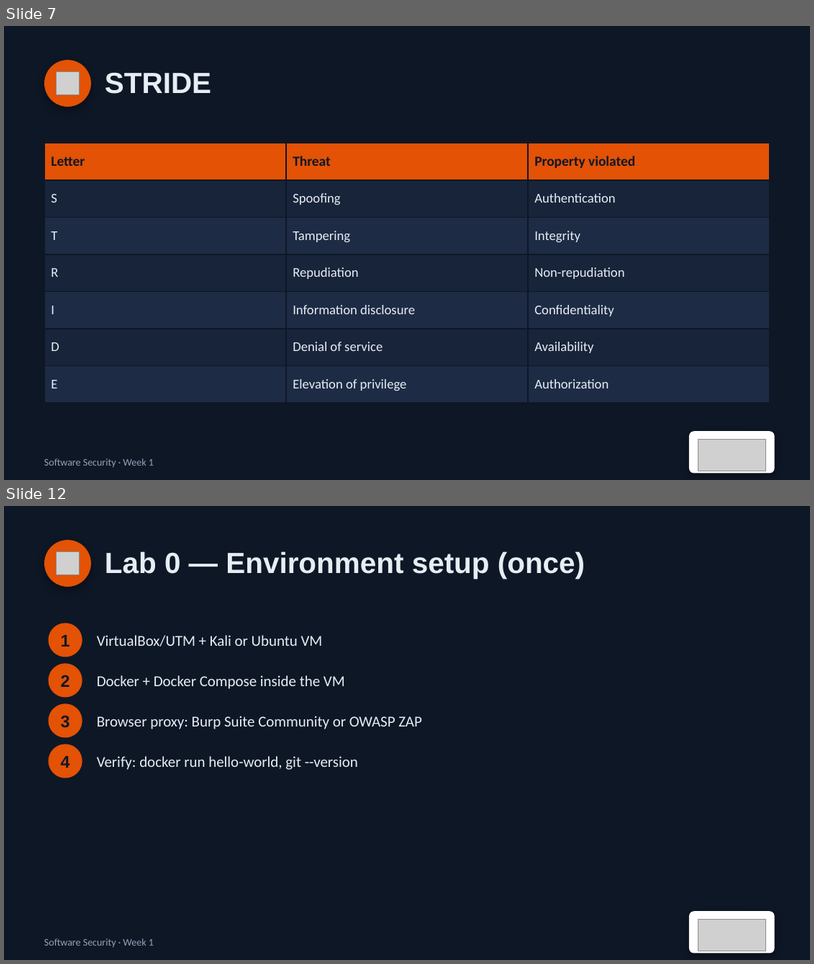
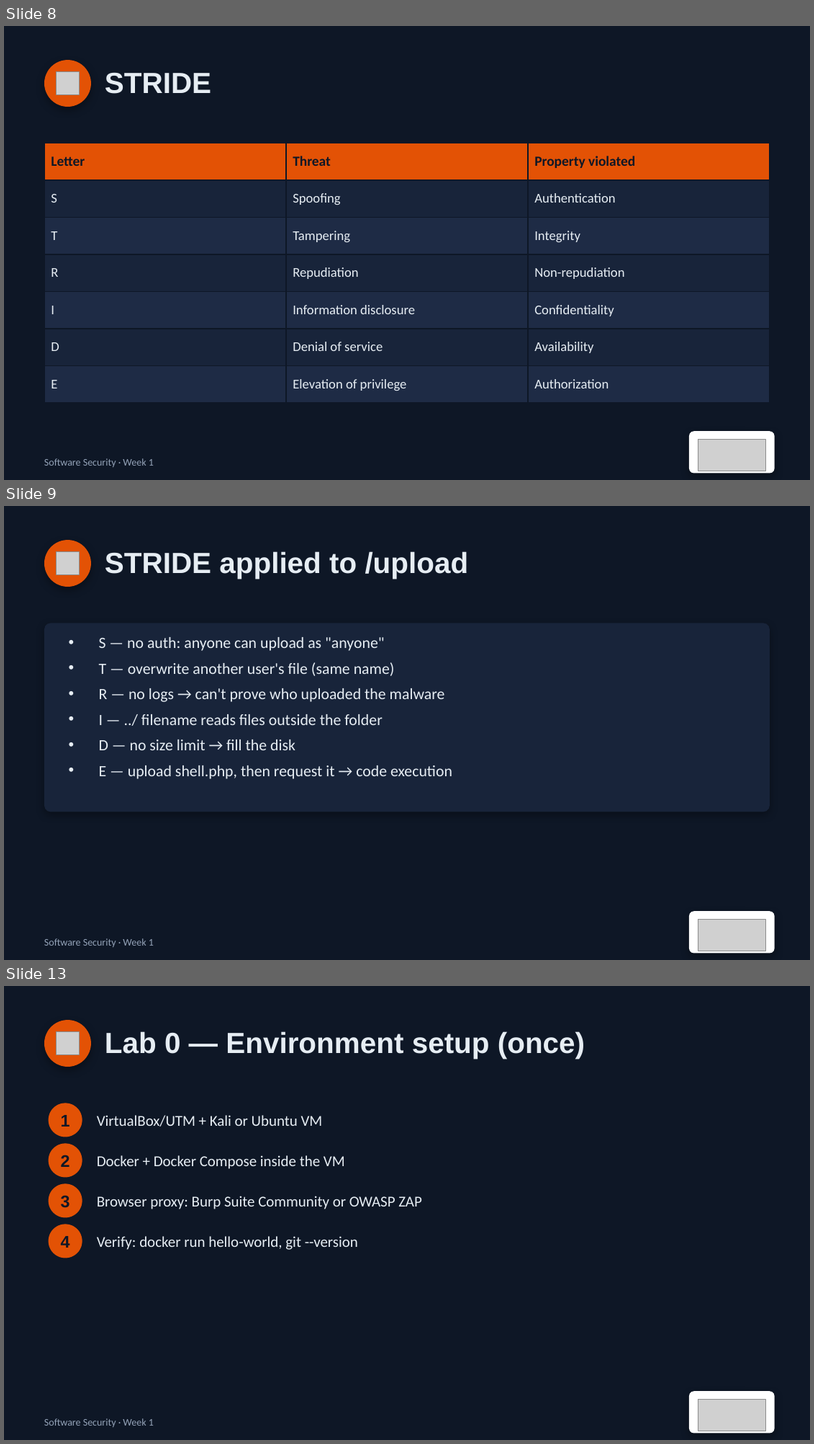
Before and after one commit to nutthakorn7/software-security, a slide deck: slides/pptx/week01.pptx. Shown one above the other, each under a label of ours: slides 7 and 12 before the commit, slides 8, 9 and 13 after it; the slides between them are not shown. The pictures are 814x964 and 814x1444 pixels, drawn with LibreOffice and Linux fonts; fonts in the diff are those of the drawing; grey boxes stand for pictures. Boxes give left, top, right and bottom in pixels: in the first picture for what was removed or moved away, otherwise in the second. Text is boxed around its words. In the diff, an @@ line names an element or a change of style, - is before the commit and + after.

```diff
--- a/slides/pptx/week01.pptx
+++ b/slides/pptx/week01.pptx
@@ slide 9 added at bbox=[4, 506, 810, 960], background #0E1726 @@
@@ ellipse added at bbox=[44, 540, 91, 587], fill #E35205 @@
@@ picture added at bbox=[57, 552, 79, 574] @@
@@ text added at bbox=[105, 551, 469, 579], 26 pt, text #E6EDF3, bold @@
+STRIDE applied to /upload
@@ rounded rectangle added at bbox=[44, 623, 770, 811], fill #18243A @@
@@ text added at bbox=[99, 637, 453, 779], 14 pt, text #E6EDF3 @@
+• S — no auth: anyone can upload as "anyone"
+• T — overwrite another user's file (same name)
+• R — no logs → can't prove who uploaded the malware
+• I — ../ filename reads files outside the folder
+• D — no size limit → fill the disk
+• E — upload shell.php, then request it → code execution
@@ rounded rectangle added at bbox=[689, 911, 775, 952], fill #FFFFFF @@
@@ picture added at bbox=[698, 919, 766, 950] @@
@@ text added at bbox=[44, 938, 154, 947], 9 pt, text #94A3B8 @@
+Software Security · Week 1
@@ what was slide 7 is now slide 8 @@
@@ what was slide 12 is now slide 13 @@
```
Also in this commit, not shown: 5 slides changed, 1 other slide added, 1 slide removed, 2 other files.
